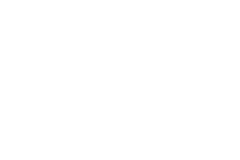
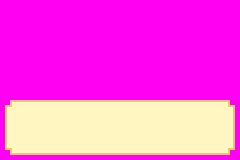
The second 240px x 160px image is a revision of the first. Changes to its layers:
added layer "message" above "bg" over [5, 100, 235, 155]
renamed "Layer 0" to "bg", painted on it over [0, 0, 240, 160]
